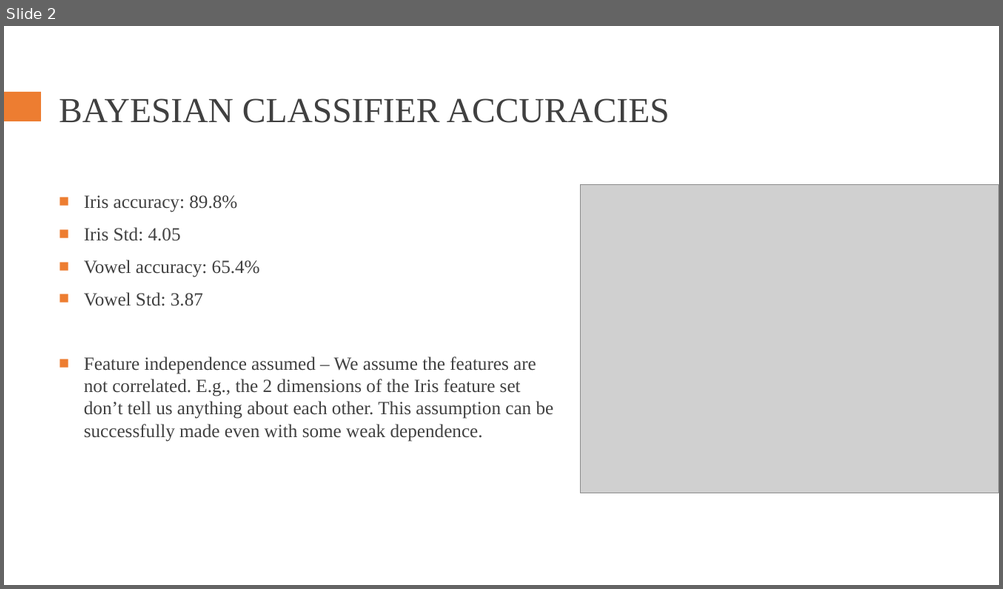
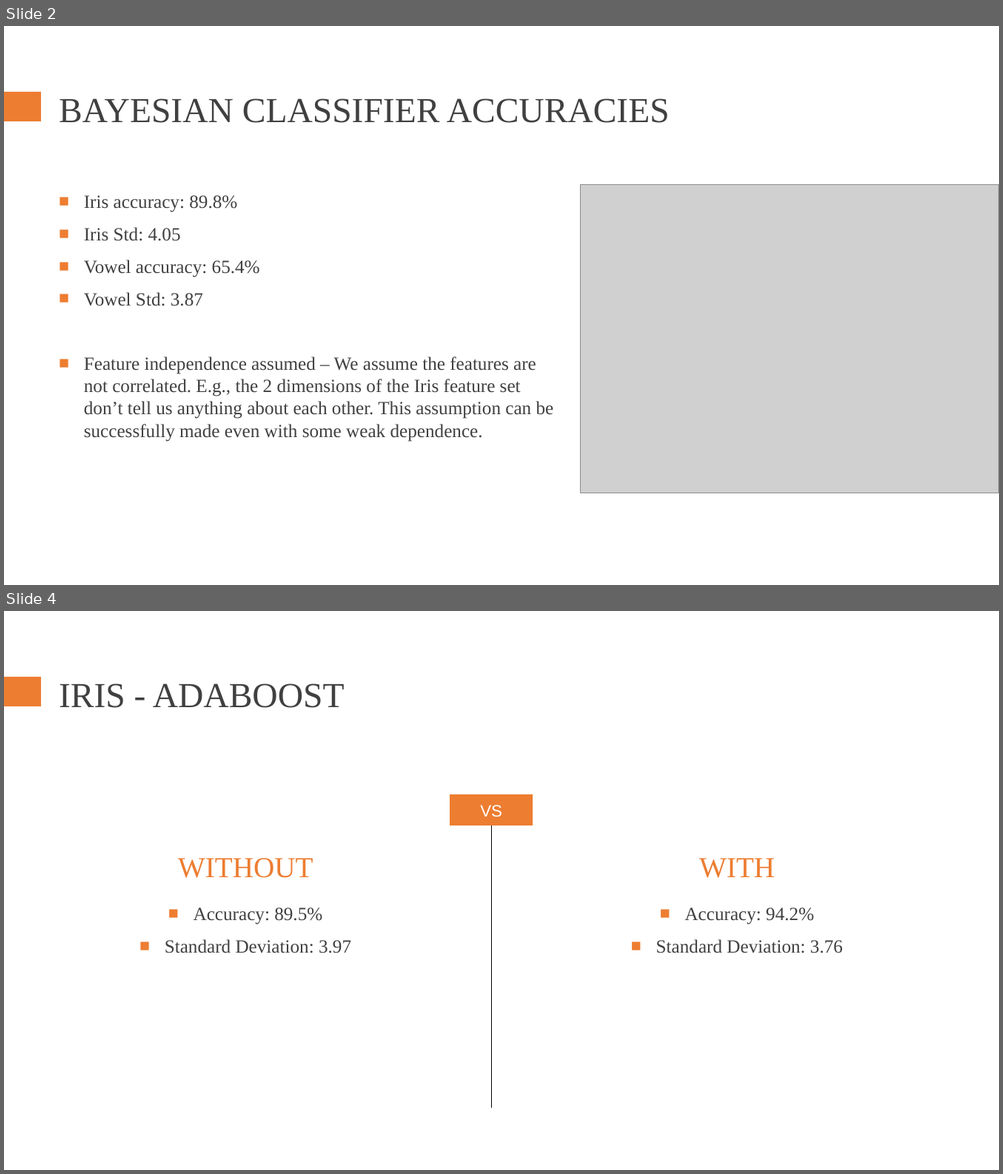
Before and after one commit to rodrigo-castellano/ML_Bayesian_learning_Boosting, a slide deck: Bayes_Boosting_presentation.pptx. Shown one above the other, each under a label of ours: slide 2 before the commit, slides 2 and 4 after it; the slides between them are not shown. The pictures are 1003x589 and 1003x1174 pixels, drawn with LibreOffice and Linux fonts; fonts in the diff are those of the drawing; grey boxes stand for pictures. Boxes give left, top, right and bottom in pixels: in the first picture for what was removed or moved away, otherwise in the second. Text is boxed around its words. In the diff, an @@ line names an element or a change of style, - is before the commit and + after.

```diff
--- a/Bayes_Boosting_presentation.pptx
+++ b/Bayes_Boosting_presentation.pptx
@@ slide 4 added at <box>4,611,999,1170</box>, background #FFFFFF; not listed: 1 template element that a slide beside it also shows @@
@@ title added at <box>59,684,344,708</box>, 34 pt, text #404040 @@
+IRIS - ADABOOST
@@ rectangle added at <box>449,795,532,826</box>, fill #ED7D31, 16 pt, text #FFFFFF @@
+VS
@@ line added from (491, 802) to (491, 1108), #000000 1 pt @@
@@ text added at <box>178,858,313,878</box>, 28 pt, text #ED7D31 @@
+WITHOUT
@@ text added at <box>699,858,774,878</box>, 28 pt, text #ED7D31 @@
+WITH
@@ text added at <box>165,908,351,954</box>, 18 pt, text #404040 @@
+■ Accuracy: 89.5%
+■ Standard Deviation: 3.97
@@ text added at <box>656,908,842,954</box>, 18 pt, text #404040 @@
+■ Accuracy: 94.2%
+■ Standard Deviation: 3.76
```
Also in this commit, not shown: 1 slide changed, 9 other slides added, 4 other files.
